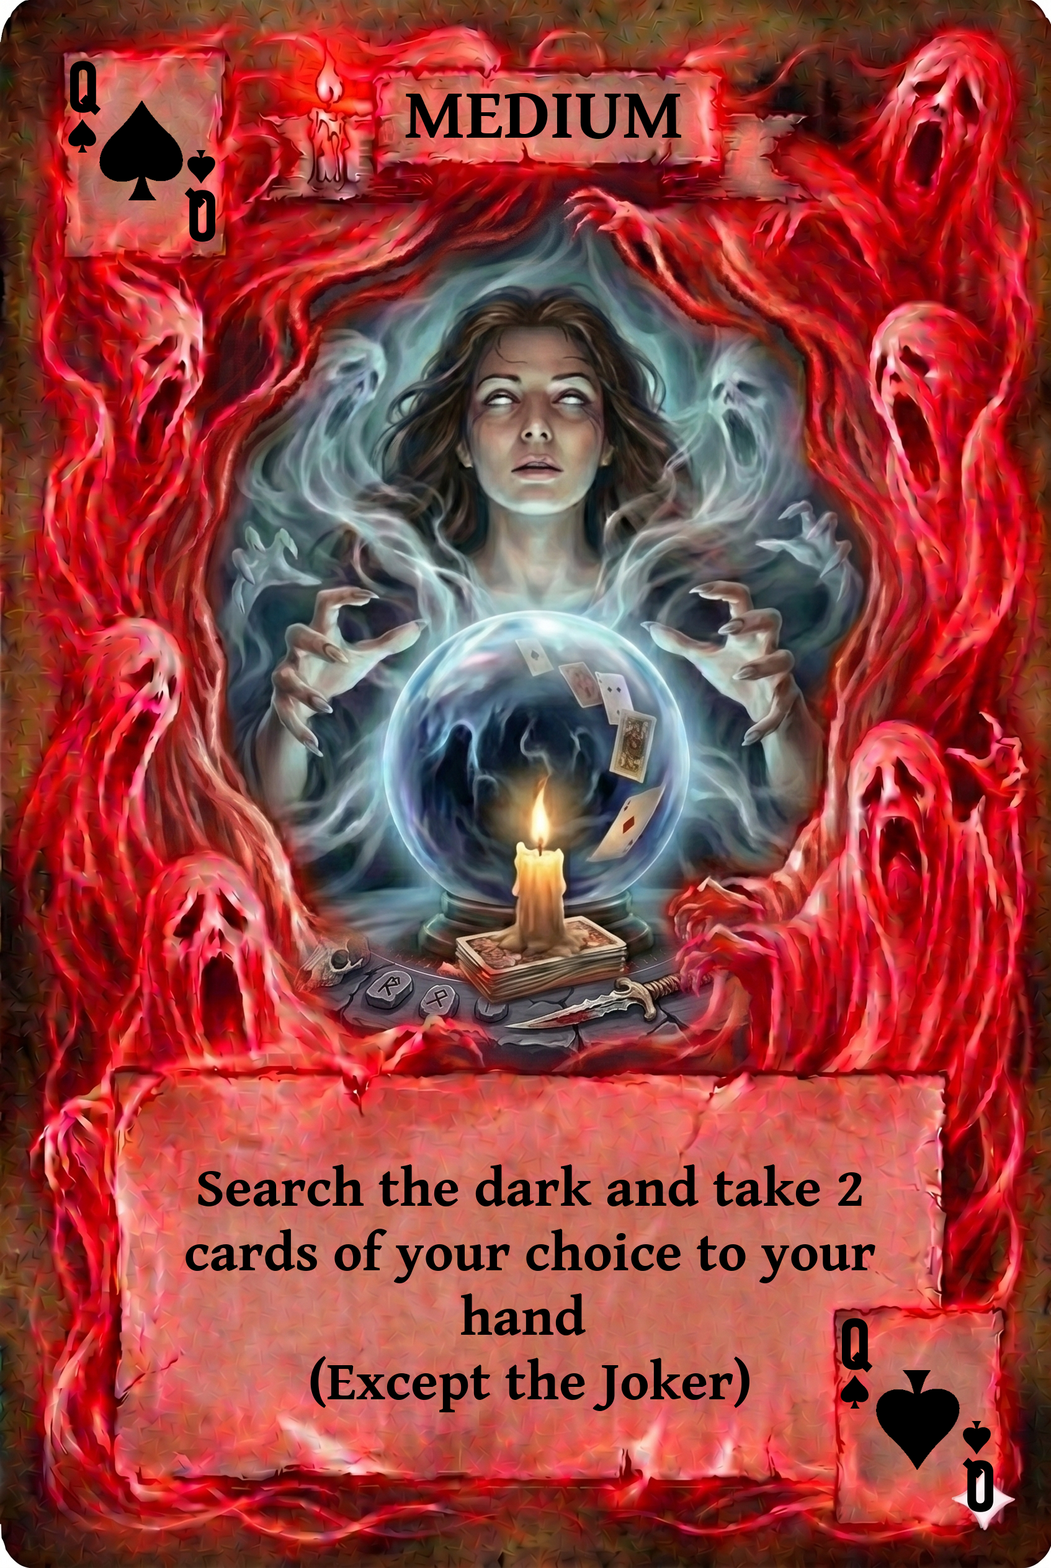
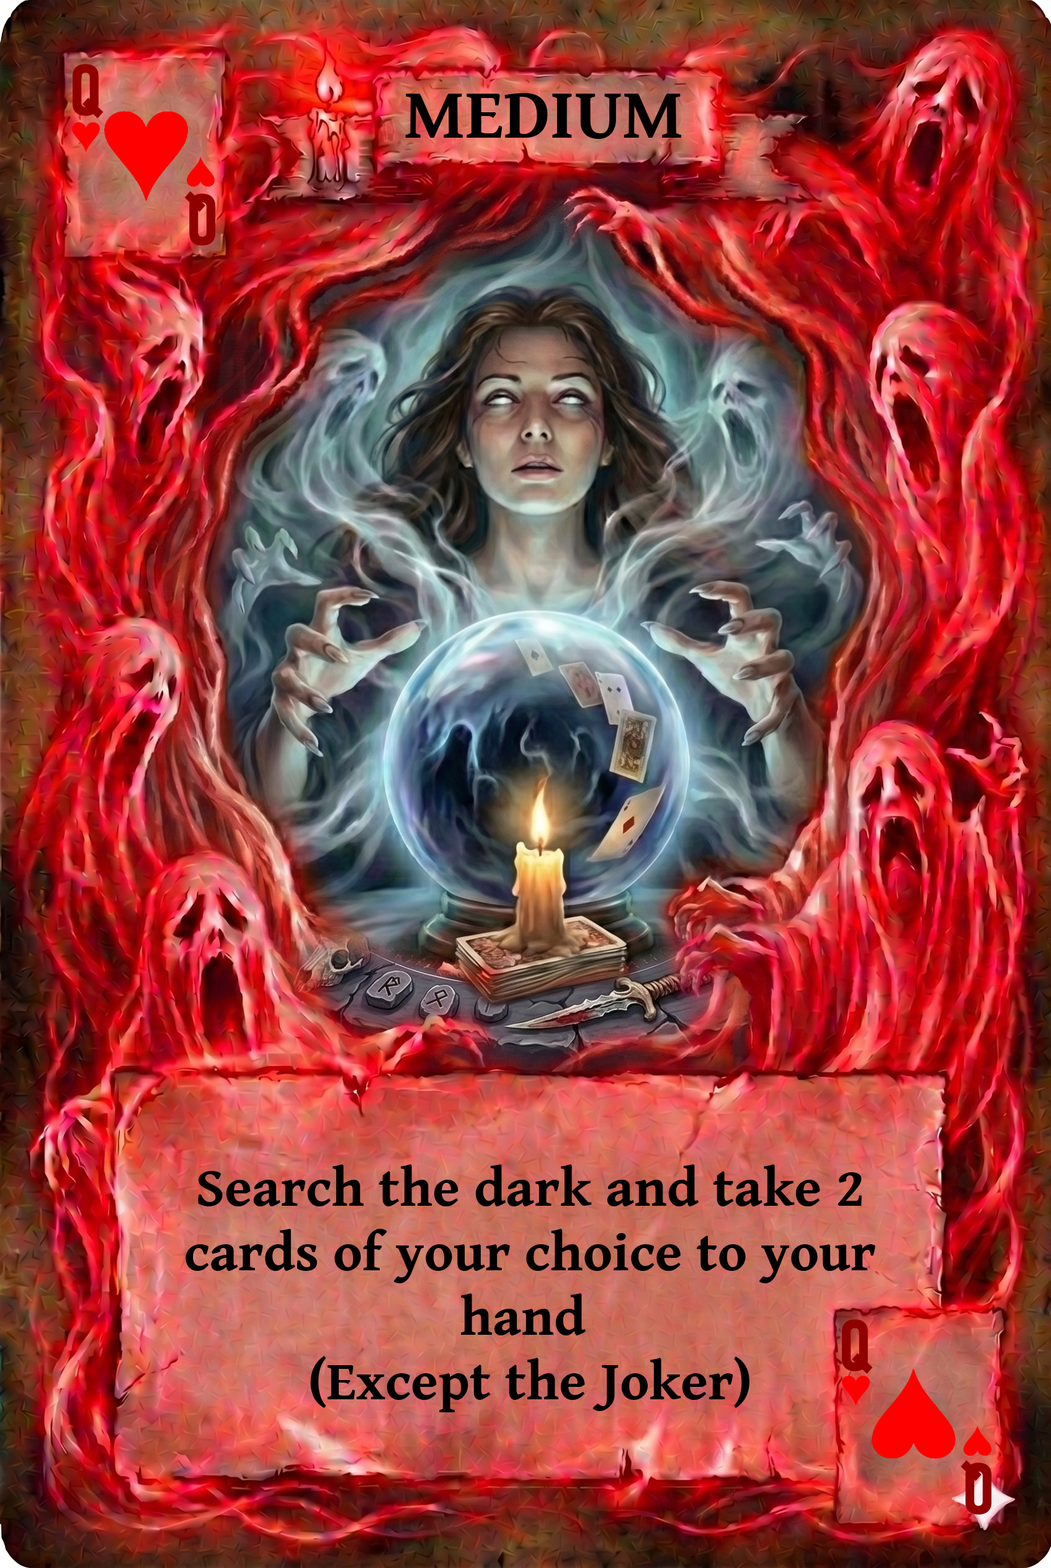
Layers edited between the first and the second w=1051, h=1568 image:
hid group "black copy" (22 layers) over [68, 60, 994, 1513]
hid group "spades" (8 layers) over [68, 100, 991, 1470]
showed group "red copy" (22 layers) over [71, 63, 992, 1515]
showed group "hearts" (8 layers) over [71, 111, 992, 1459]